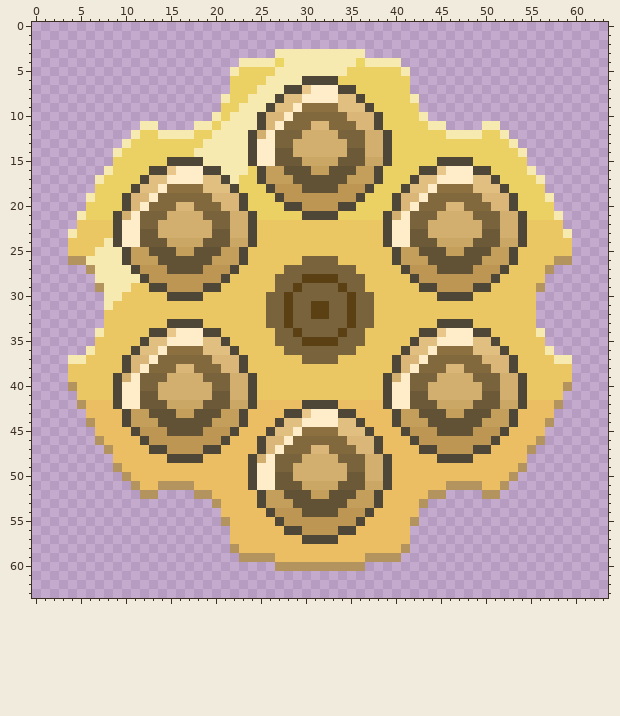
A pixel-art sprite gets an edit: Assets/Sprites/cylinder3.png. Above: the version before the commit.
The file is 64x64 pixels. Colours within 5 levels of each other are drawn and written as one.
The same view after the edit:
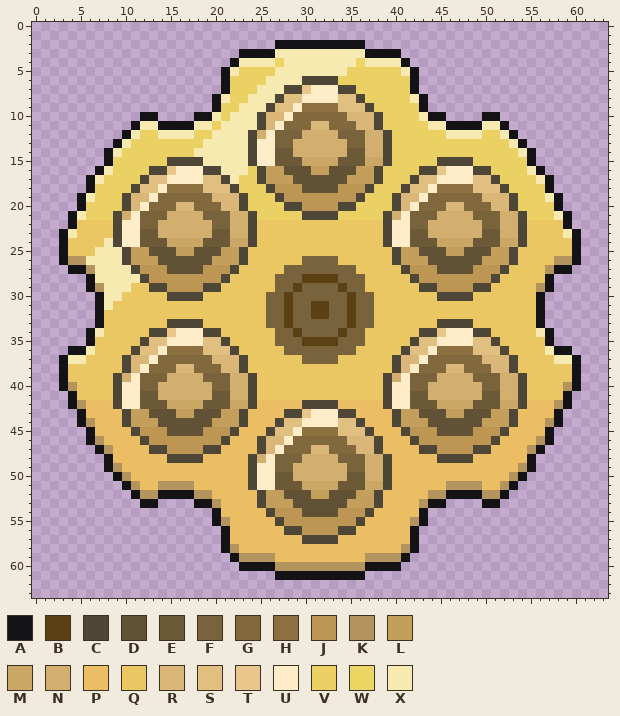
Palette (. is transparent): A #131316  B #5a4013  C #4e4636  D #615135  E #6c5938  F #78633d  G #81683d  H #8c7040  J #bc9652  K #b3945e  L #c49f5c  M #caa764  N #d2af6e  P #ebbe63  Q #ebc763  R #dab778  S #e1bf81  T #e9c78b  U #ffecc9  V #ebd063  W #ebd663  X #f7eab1
Edits made:
Changed rows in their new state; - is an unchanged pixel.
first column x 3:
 2 ------------------------AAAAAAAAAA------------------------
 3 --------------------AAAA----------AAAA--------------------
 4 -------------------A------------------A-------------------
 5 ------------------A--------------------A------------------
 6 ------------------A--------------------A------------------
 7 ------------------A--------------------A------------------
 8 -----------------A----------------------A-----------------
 9 -----------------A----------------------A-----------------
10 ---------AA----AA------------------------AA----AA---------
11 --------A--AAAA----------------------------AAAA--A--------
12 -------A------------------------------------------A-------
13 ------A--------------------------------------------A------
14 -----A----------------------------------------------A-----
15 -----A----------------------------------------------A-----
16 ----A------------------------------------------------A----
17 ---A--------------------------------------------------A---
18 ---A--------------------------------------------------A---
19 --A----------------------------------------------------A--
20 --A----------------------------------------------------A--
21 -A------------------------------------------------------A-
22 -A------------------------------------------------------A-
23 A--------------------------------------------------------A
24 A--------------------------------------------------------A
25 A--------------------------------------------------------A
26 A--------------------------------------------------------A
27 -AA----------------------------------------------------AA-
28 ---A--------------------------------------------------A---
29 ---A--------------------------------------------------A---
30 ----A------------------------------------------------A----
31 ----A------------------------------------------------A----
32 ----A------------------------------------------------A----
33 ----A------------------------------------------------A----
34 ---A--------------------------------------------------A---
35 ---A--------------------------------------------------A---
36 -AA----------------------------------------------------AA-
37 A--------------------------------------------------------A
38 A--------------------------------------------------------A
39 A--------------------------------------------------------A
40 A--------------------------------------------------------A
41 -A------------------------------------------------------A-
42 -A------------------------------------------------------A-
43 --A----------------------------------------------------A--
44 --A----------------------------------------------------A--
45 ---A--------------------------------------------------A---
46 ---A--------------------------------------------------A---
47 ----A------------------------------------------------A----
48 -----A----------------------------------------------A-----
49 -----A----------------------------------------------A-----
50 ------A--------------------------------------------A------
51 -------A------------------------------------------A-------
52 --------A--AAAA----------------------------AAAA--A--------
53 ---------AA----AA------------------------AA----AA---------
54 -----------------A----------------------A-----------------
55 -----------------A----------------------A-----------------
56 ------------------A--------------------A------------------
57 ------------------A--------------------A------------------
58 ------------------A--------------------A------------------
59 -------------------A------------------A-------------------
60 --------------------AAAA----------AAAA--------------------
61 ------------------------AAAAAAAAAA------------------------
Boxes around the changes in both pictures, in picture pixels (x1, y1, x2, y2):
added: (59, 40, 581, 580)
